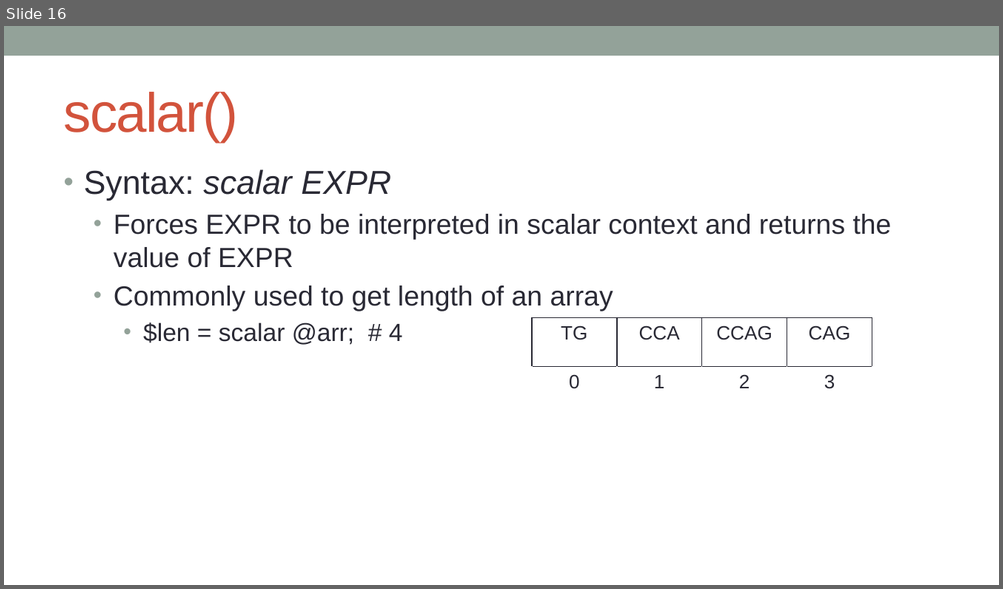
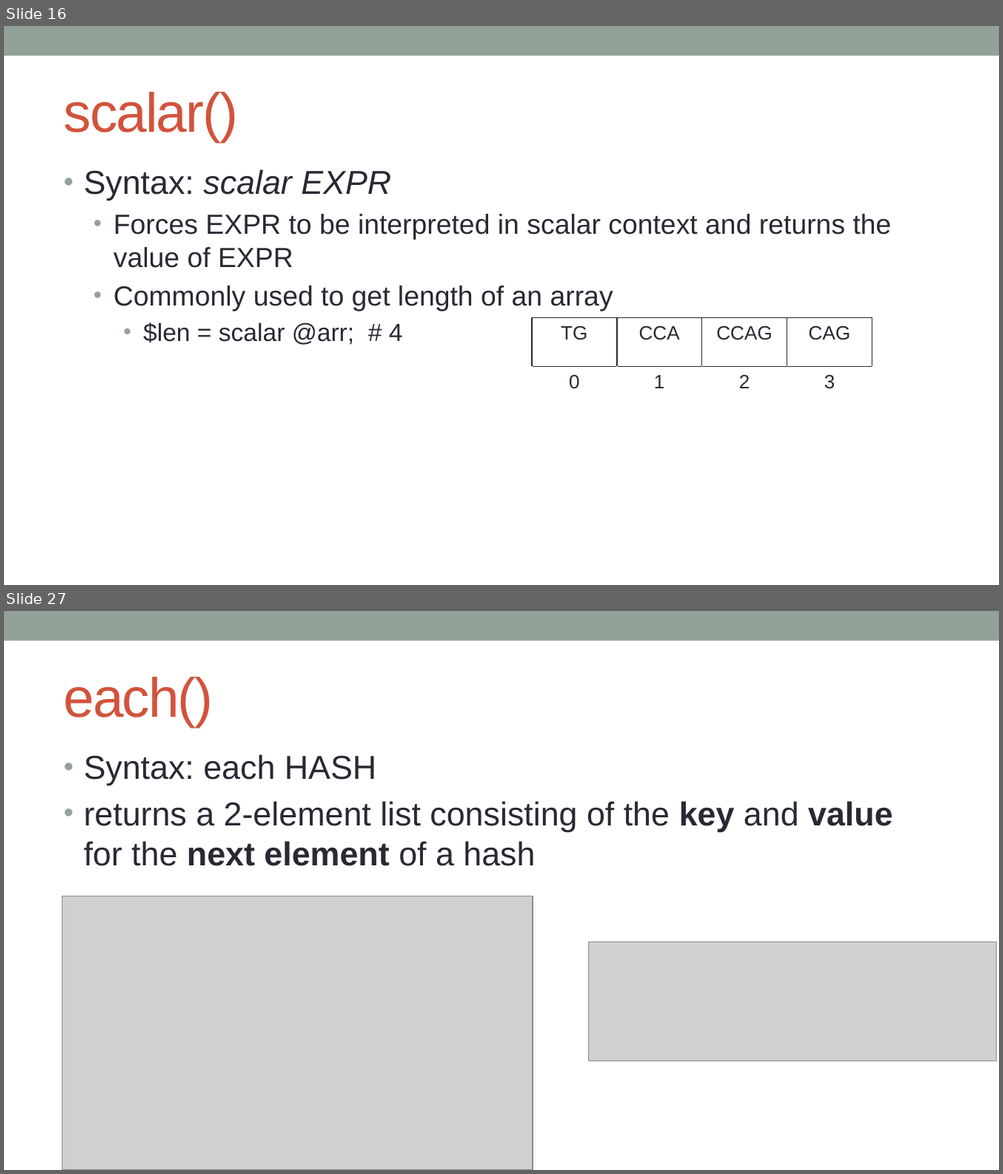
Before and after one commit to kanhu-pcr-code/bioinfo-PERL-course, a slide deck: PPTs/Operations_on_variables.pptx. Shown one above the other, each under a label of ours: slide 16 before the commit, slides 16 and 27 after it; the slides between them are not shown. The pictures are 1003x589 and 1003x1174 pixels, drawn with LibreOffice and Linux fonts; fonts in the diff are those of the drawing; grey boxes stand for pictures. Boxes give left, top, right and bottom in pixels: in the first picture for what was removed or moved away, otherwise in the second. Text is boxed around its words. In the diff, an @@ line names an element or a change of style, - is before the commit and + after.

```diff
--- a/PPTs/Operations_on_variables.pptx
+++ b/PPTs/Operations_on_variables.pptx
@@ slide 27 added at [4,611,999,1170], background #FFFFFF; not listed: 1 template element that a slide beside it also shows @@
@@ title added at [64,677,213,727], 40 pt, text #D2533C @@
+each()
@@ text added at [84,755,893,866], 24 pt, text #292934 @@
+• Syntax: each HASH
+• returns a 2-element list consisting of the key and value for the next element of a hash
@@ picture added at [62,897,532,1170] @@
@@ picture added at [588,943,996,1062] @@
```
Also in this commit, not shown: 3 slides changed, 14 other slides added, 5 other files.
